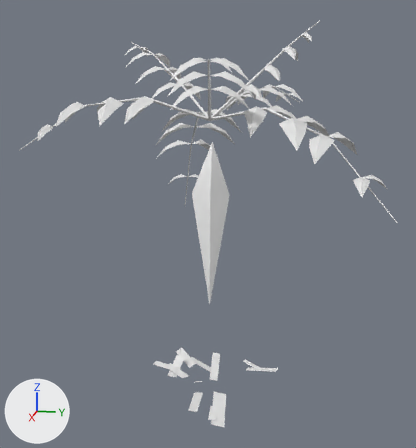
The OBJ model game/assets/models/plants/SM_Plant_TreeFernMature_Leaf_LOD2.obj, before and after one commit.
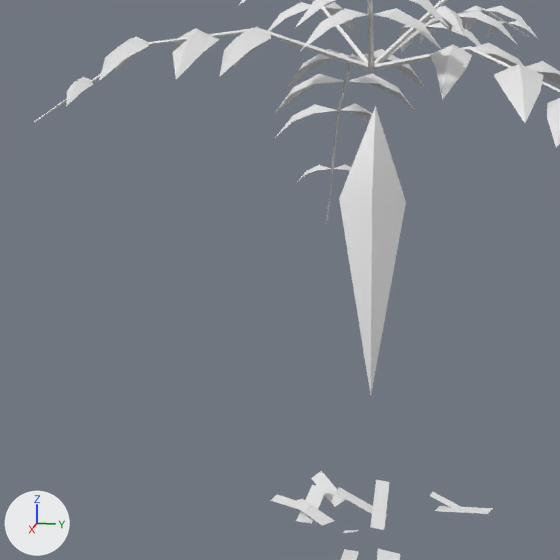
Old and new are each drawn whole from a 50 mm lens placed at (9.23, 1.77, 5.26), pointed at (-0.32, -0.14, 2.88) and again close up on the part from 0% to 76% of the width and 18% to 89% of the height. Lighting does not change. The marker at lower left points along +X, +Y and +Z. The older version's two pictures come first. Where no turn or scale is listed for an object, it has been applied to the vertices. Vertices at exactly the same position are counted once.

Objects in the first close-up: 'SM_Plant_TreeFernMature_Leaf_LOD2'.
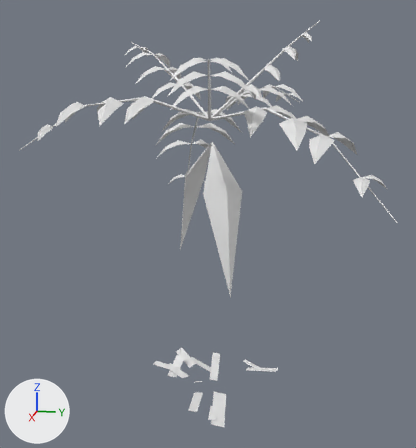
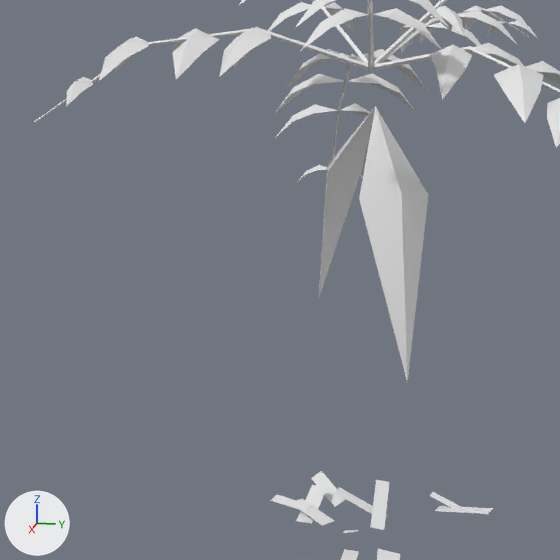
The change in detail:
me_sm_plant_treefernmature_leaf_lod2 is used by ob_sm_plant_treefernmature_leaf_lod2; location (0.0, 0.0, 0.0).
Verts and faces of me_sm_plant_treefernmature_leaf_lod2; kept vertices keep their numbers, new ones are numbered from 585.
Before the commit, vertices of me_sm_plant_treefernmature_leaf_lod2: 580 (0.0, 0.0, 4.34) at pixel (375, 106), 581 (0.6, -0.21, 3.58) at pixel (339, 198), 582 (0.62, 0.09, 3.6) at pixel (372, 198), 583 (0.35, 0.35, 3.53) at pixel (406, 202), 584 (0.8, 0.12, 1.83) at pixel (370, 396).
me_sm_plant_treefernmature_leaf_lod2 had 585 vertices, 672 faces and spanned x -3.2..2.46, y -2.95..2.78, z -0.08..6.17.
me_sm_plant_treefernmature_leaf_lod2 now has 589 vertices, 676 faces and spans x -3.2..2.46, y -2.95..2.78, z -0.08..6.17.
Part 1, on me_sm_plant_treefernmature_leaf_lod2:
Vertex 581 moves to (-0.31, -0.19, 3.71), pixel (362, 168).
Vertex 582 moves to (0.04, -0.45, 3.79), pixel (327, 164).
Vertex 583 moves to (0.36, -0.37, 3.78), pixel (327, 171).
Vertex 584 moves to (0.05, -0.55, 2.48).
New vertex 585 is at (0.62, -0.03, 3.59), pixel (359, 198).
New vertex 586 is at (0.54, 0.34, 3.64), pixel (401, 193).
New vertex 587 is at (0.19, 0.53, 3.57), pixel (428, 195).
New vertex 588 is at (0.69, 0.43, 1.94), pixel (407, 383).
New faces: (580, 585, 586), (580, 586, 587), (585, 588, 586), (586, 588, 587).

Pixel boxes (x1, y1, x2, y2) of what changed, in the close-ups (560 x 560 px):
part 1 of me_sm_plant_treefernmature_leaf_lod2, reshaped
    before: (339, 106, 406, 395)
    after: (319, 106, 428, 383)
